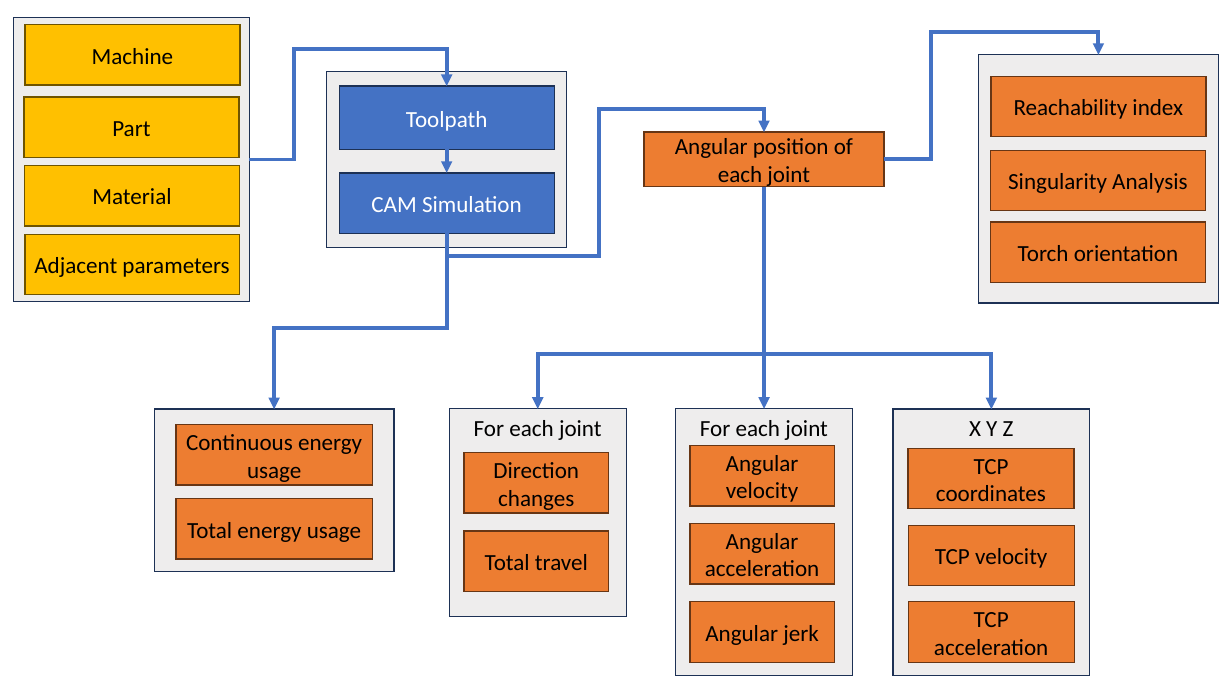
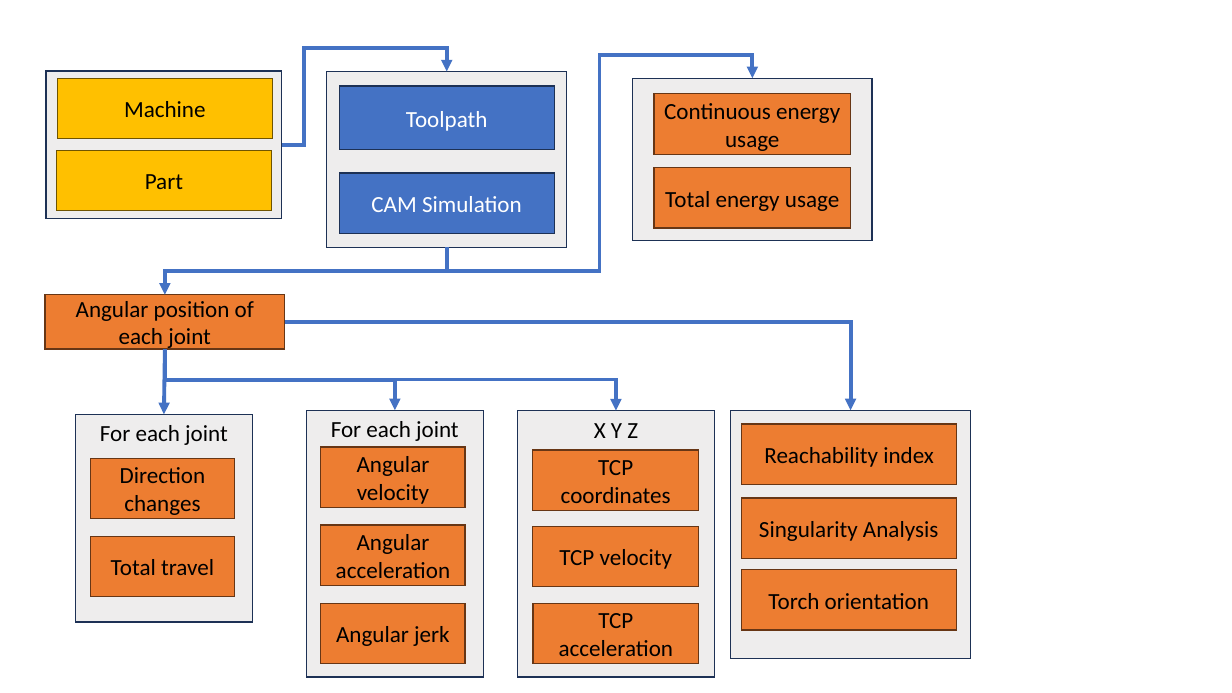
Before and after one commit to JanNalivaika/MASTERS-THESIS, a slide deck: slide 2 of Latex/figures/images.pptx. Drawn at 1232x693 pixels with LibreOffice and Linux fonts; fonts in the diff are those of the drawing. Boxes give left, top, right and bottom in pixels: in the first picture for what was removed or moved away, otherwise in the second. Text is boxed around its words. In the diff, an @@ line names an element or a change of style, - is before the commit and + after.

```diff
--- a/Latex/figures/images.pptx
+++ b/Latex/figures/images.pptx
@@ elbow arrow moved from (250, 160) - (446, 86) to (282, 145) - (447, 71) @@
@@ elbow arrow moved from (447, 248) - (274, 409) to (447, 248) - (752, 79) @@
@@ rectangle: place and size @@
-rectangle at (14, 18, 250, 301)
+rectangle at (46, 71, 282, 219)
@@ rectangle "Machine": place and size @@
-rectangle "Machine" at (25, 25, 240, 85)
+rectangle "Machine" at (57, 79, 273, 139)
@@ 3 rectangles: place and size @@
-3 rectangles at (154, 409, 395, 572)
+3 rectangles at (632, 79, 872, 241)
@@ rectangle "Part": place and size @@
-rectangle "Part" at (24, 97, 239, 157)
+rectangle "Part" at (56, 151, 272, 211)
@@ group removed at (25, 150, 764, 409): 2 rectangles, 1 arrow, 1 elbow arrow @@
-Material
-Adjacent parameters
@@ elbow arrow moved from (446, 233) - (764, 132) to (447, 248) - (165, 295) @@
@@ rectangle "Angular position of each joint": place and size @@
-rectangle "Angular position of each joint" at (644, 132, 884, 187)
+rectangle "Angular position of each joint" at (45, 295, 286, 349)
@@ elbow arrow moved from (884, 159) - (1099, 55) to (285, 322) - (851, 410) @@
@@ arrow added from (165, 349) to (164, 414), #4472C4 3 pt @@
@@ elbow arrow moved from (764, 187) - (992, 409) to (165, 349) - (616, 410) @@
@@ elbow arrow moved from (764, 187) - (764, 409) to (165, 349) - (395, 410) @@
@@ rectangle: place and size @@
-rectangle at (979, 55, 1219, 303)
+rectangle at (731, 410, 971, 659)
@@ rectangle "Reachability index": place and size @@
-rectangle "Reachability index" at (991, 77, 1206, 137)
+rectangle "Reachability index" at (742, 424, 958, 484)
@@ rectangle "Singularity Analysis": place and size @@
-rectangle "Singularity Analysis" at (991, 151, 1206, 211)
+rectangle "Singularity Analysis" at (741, 498, 957, 558)
@@ 3 rectangles: place and size @@
-3 rectangles at (449, 409, 627, 616)
+3 rectangles at (76, 414, 253, 622)
@@ 4 rectangles: place and size @@
-4 rectangles at (893, 409, 1090, 676)
+4 rectangles at (518, 410, 714, 677)
@@ rectangle "Torch orientation": place and size @@
-rectangle "Torch orientation" at (991, 222, 1206, 282)
+rectangle "Torch orientation" at (741, 570, 957, 630)
@@ 4 rectangles: place and size @@
-4 rectangles at (676, 409, 853, 676)
+4 rectangles at (307, 410, 484, 677)
```
Also in this commit, not shown: 1 slide added, 17 other files.
